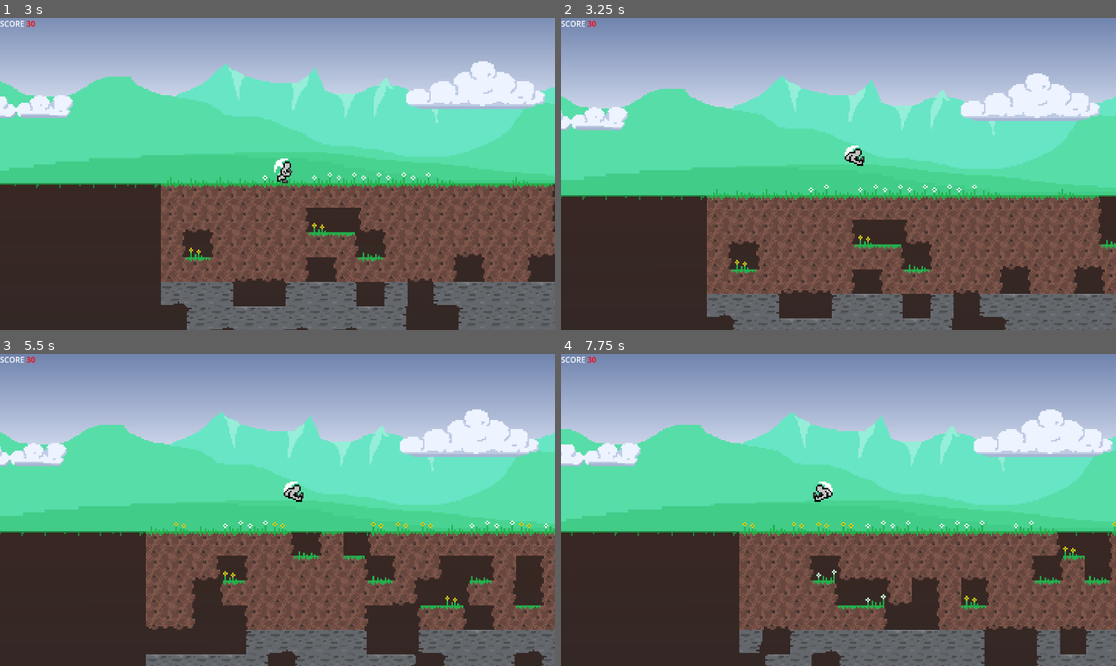
Above: before the commit, frames 1-4 (two rows, left to right).
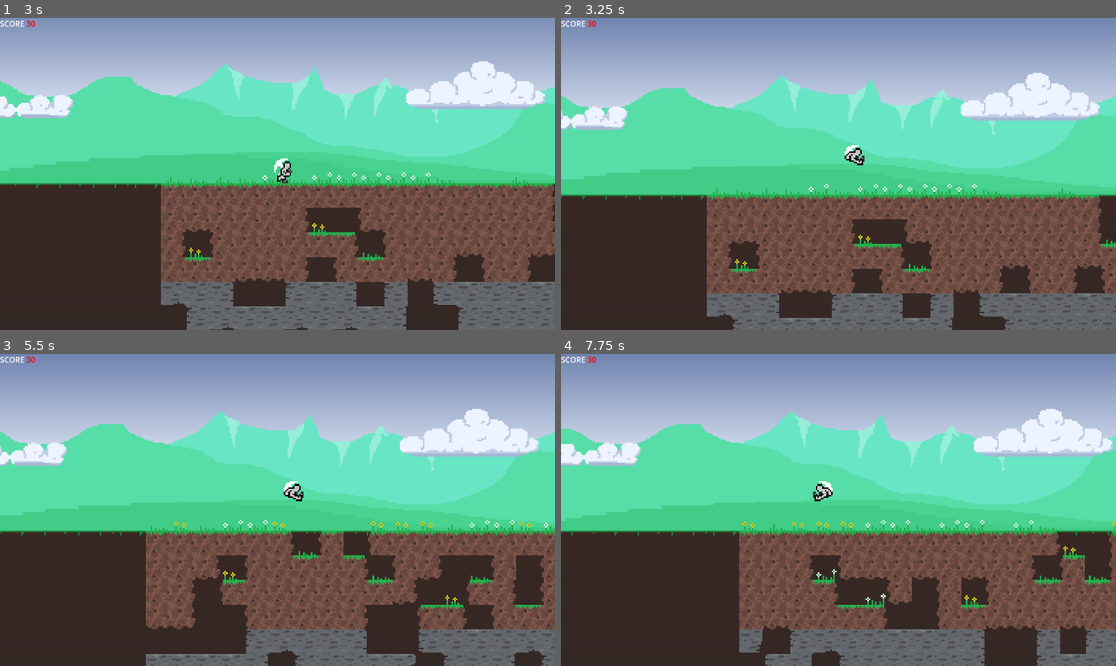
Above: after the commit, the same moments.

Repository: d-v-b/ld58
Game: Godot game, scene res://scenes/main_menu.tscn
The game is run twice, just before and just after one commit, with the same random seed, the same clock (stepped at 60 frames per second) and the same inputs.
Inputs (mouse positions are in pixels of both pictures, inside the frame that each line leads up to):
- Up to frame 1 (3 s): click "Start" at 0.5 s; move the mouse to (16, 27) at 1.27 s; hold D (move_right) 1.28-2 s; tap X (action_die) at 1.35 s; tap Space (action_jump) at 1.52 s; click "Play again" at 2 s; move the mouse to (166, 189) at 2.77 s; hold D (move_right) from 2.78 s (still down); tap F (action_mine) at 2.85 s
- Up to frame 2 (3.25 s): keep holding D (move_right); tap Space (action_jump) at 3.02 s
- Up to frame 3 (5.5 s): move the mouse to (333, 441) at 3.52 s; release D (move_right) at 3.53 s; hold A (move_left) 3.53-4.25 s; tap X (action_die) at 3.6 s; click "Play again" at 4.25 s; move the mouse to (249, 572) at 5.02 s; hold D (move_right) from 5.03 s (still down); tap F (action_mine) at 5.1 s; tap Space (action_jump) at 5.27 s
- Up to frame 4 (7.75 s): move the mouse to (1005, 556) at 5.77 s; tap X (action_die) at 5.85 s; tap Space (action_jump) at 6.02, 7.52 s; release D (move_right) at 6.5 s; click "Play again" at 6.5 s; move the mouse to (672, 463) at 7.27 s; hold A (move_left) from 7.28 s (still down); tap F (action_mine) at 7.35 s

Frame 1 is identical in both runs. In frame 2, 1.7% of the frame differs, in the area x 0-100%, y 17-100%; in frame 3, 1.8%; in frame 4, 1.7%.

Commit message:
Update collision layers
Now 4 collision layers & updated existing
Change player collision shape to capsule

Diff:
--- a/Collector/project.godot
+++ b/Collector/project.godot
@@ -73,8 +73,10 @@
 
 [layer_names]
 
-2d_physics/layer_1="World"
-2d_physics/layer_10="Boundaries"
+2d_physics/layer_1="Player"
+2d_physics/layer_2="Item"
+2d_physics/layer_3="World"
+2d_physics/layer_8="Boundaries"
 
 [rendering]
 
--- a/Collector/scenes/game.tscn
+++ b/Collector/scenes/game.tscn
@@ -63,7 +63,8 @@
 
 [sub_resource type="TileSet" id="TileSet_gee14"]
 tile_size = Vector2i(64, 64)
-physics_layer_0/collision_layer = 1
+physics_layer_0/collision_layer = 4
+physics_layer_0/collision_mask = 135
 sources/1 = SubResource("TileSetAtlasSource_vtaks")
 
 [node name="Main" type="Node2D"]
--- a/Collector/scenes/player.tscn
+++ b/Collector/scenes/player.tscn
@@ -43,8 +43,9 @@
 &"player_death": SubResource("Animation_qhqgy")
 }
 
-[sub_resource type="RectangleShape2D" id="RectangleShape2D_3vyb7"]
-size = Vector2(48, 48)
+[sub_resource type="CapsuleShape2D" id="CapsuleShape2D_qlg0r"]
+radius = 20.0
+height = 55.0
 
 [sub_resource type="AtlasTexture" id="AtlasTexture_qlg0r"]
 atlas = ExtResource("4_dqkch")
@@ -145,6 +146,7 @@
 }]
 
 [node name="Player" type="CharacterBody2D"]
+collision_mask = 133
 script = ExtResource("1_t5m8q")
 
 [node name="AnimationPlayer" type="AnimationPlayer" parent="."]
@@ -168,9 +170,11 @@
 default_color = Color(0.10200001, 0.3011999, 0.6, 0)
 
 [node name="CollisionShape2D" type="CollisionShape2D" parent="."]
-shape = SubResource("RectangleShape2D_3vyb7")
+position = Vector2(0, -4)
+shape = SubResource("CapsuleShape2D_qlg0r")
 
 [node name="MiningDirection" parent="." node_paths=PackedStringArray("block_selector") instance=ExtResource("2_g2els")]
+collision_mask = 4
 block_selector = NodePath("../MiningBlockSelector")
 
 [node name="MiningBlockSelector" parent="." instance=ExtResource("3_qhqgy")]
Not shown, changed: Collector/README.md
